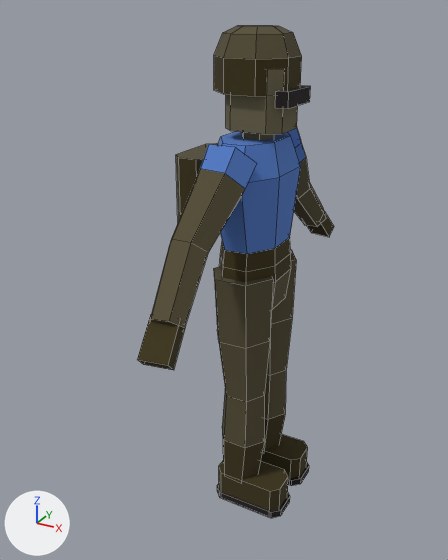
The Blender file art/models/units/infantry.atreides.blend, before and after one commit.
One viewpoint serves both versions: a 50 mm lens placed at (0.388, -0.807, 0.781), pointed at (-0.029, -0.049, 0.402). Every picture has the same lights, and +X, +Y and +Z are marked at lower left. The picture after the commit comes second. Mesh edges are drawn as thin lines.

The older version as bpy lines, for what is in view:
```python
me_body = bpy.data.meshes.new('body')
me_body.from_pydata(...)  # 320 vertices, 246 faces; spans x -0.113..0.087, y -0.294..0.294, z 0.0..0.758
# faces by material slot: [215, 31]
me_body.materials.append(mat_palette)  # picture img_palette_png
me_body.materials.append(mat_team)
ob_body = bpy.data.objects.new('body', me_body)
ob_body.location = (0.0, 0.0, 0.0)
```
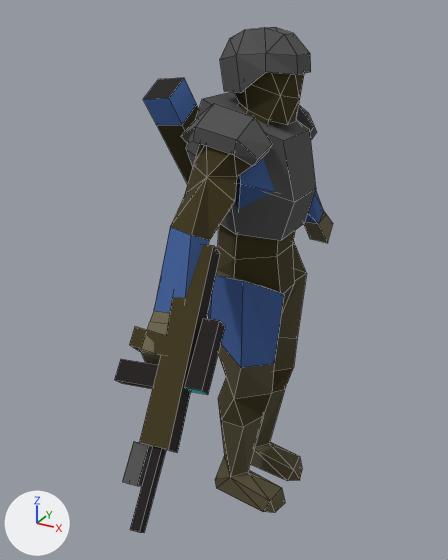
Boxes [x1, y1, x2, y2] around the edits, measured in the pictures (448 x 560 px):
'body', reshaped: before [137, 26, 334, 518]; after [141, 73, 333, 513]
'weapons0', added: after [114, 245, 220, 533]
'armor1', added: after [181, 27, 317, 166]
'armor2', added: after [186, 92, 316, 241]
'up_rockets', added: after [143, 78, 199, 184]
    faces in mat_palette (picture img_palette_png): [144, 78, 199, 184]
    faces in mat_team: [143, 78, 197, 125]
'weapons1', added: after [184, 318, 225, 395]
'weapons2', added: after [122, 441, 152, 487]
part 1 of me_body, rebuilt: before [263, 250, 296, 450]; after [250, 241, 307, 481]
part 2 of me_body, rebuilt (30% wider, 14% taller): before [214, 267, 273, 479]; after [208, 271, 285, 513]
part 3 of me_body, rebuilt: before [288, 128, 326, 227]; after [304, 190, 333, 243]
part 4 of me_body, rebuilt: before [150, 144, 256, 330]; after [141, 144, 252, 365]
part 5 of me_body, rebuilt: before [226, 69, 298, 134]; after [235, 73, 304, 125]
part 6 of me_body, deleted: before [137, 85, 334, 518]
part 7 of me_body, reshaped: before [214, 26, 302, 310]; after [216, 157, 295, 314]

What the commit changed:
me_body is used by ob_body; location (0.0, 0.0, 0.0).
me_body had 320 vertices, 246 faces and spanned x -0.113..0.087, y -0.294..0.294, z 0.0..0.758.
me_body now has 207 vertices, 243 faces and spans x -0.076..0.082, y -0.287..0.287, z 0.0..0.748.
me_body part 1: the loose piece of 30 vertices spanning x -0.05..0.05, y 0.004..0.083, z 0.044..0.418 is rebuilt with 36 vertices and now spans x -0.062..0.082, y 0.007..0.092, z 0.0..0.429.
me_body part 2: the loose piece of 30 vertices spanning x -0.05..0.05, y -0.083..-0.004, z 0.044..0.418 is rebuilt with 36 vertices and now spans x -0.062..0.082, y -0.092..-0.007, z 0.0..0.429.
me_body part 3: the loose piece of 24 vertices spanning x -0.044..0.035, y 0.054..0.263, z 0.408..0.617 is rebuilt with 29 vertices and now spans x -0.05..0.031, y 0.065..0.287, z 0.37..0.637.
me_body part 4: the loose piece of 24 vertices spanning x -0.044..0.035, y -0.263..-0.054, z 0.408..0.617 is rebuilt with 29 vertices and now spans x -0.05..0.031, y -0.287..-0.065, z 0.37..0.637.
me_body part 5: the loose piece of 16 vertices spanning x -0.04..0.048, y -0.042..0.042, z 0.625..0.708 is rebuilt with 37 vertices and now spans x -0.041..0.061, y -0.036..0.036, z 0.605..0.748.
me_body part 6: 9 loose pieces with 116 vertices, spanning x -0.113..0.087, y -0.294..0.294, z 0.0..0.681, are deleted.
Part 7, on me_body:
76 vertices are removed from x -0.06..0.052, y -0.071..0.071, z 0.358..0.758.
68 faces are deleted.
36 vertices are added at x -0.076..0.069, y -0.079..0.079, z 0.336..0.658.
25 new faces join them, mat_palette (picture img_palette_png).
19 new faces join them, mat_team.
Mesh me_up_rockets is new.
It has 12 vertices, 10 faces and spans x -0.141..-0.067, y -0.081..0.081, z 0.458..0.692.
Faces by material slot: [6, 4].
It uses material mat_palette (picture img_palette_png).
It uses material mat_team.
Mesh me_weapons2 is new.
It has 8 vertices, 5 faces and spans x 0.0209..0.0462, y -0.3848..-0.3402, z 0.2861..0.3306.
It uses material mat_palette (picture img_palette_png).
Mesh me_weapons1 is new.
It has 8 vertices, 5 faces and spans x 0.0482..0.0801, y -0.3016..-0.2259, z 0.3693..0.4449.
It uses material mat_palette (picture img_palette_png).
Mesh me_weapons0 is new.
It has 32 vertices, 20 faces and spans x -0.038..0.069, y -0.413..-0.16, z 0.258..0.51.
It uses material mat_palette (picture img_palette_png).
Mesh me_cube_002 is new.
It has 18 vertices, 16 faces and spans x -0.087..0.076, y -0.082..0.082, z 0.479..0.668.
It uses material mat_palette (picture img_palette_png).
Mesh me_cube is new.
It has 56 vertices, 54 faces and spans x -0.061..0.066, y -0.122..0.122, z 0.595..0.757.
It uses material mat_palette (picture img_palette_png).
Object 'up_rockets' (ob_up_rockets) is new; it shows me_up_rockets.
Its location is (0.0, 0.0, 0.0).
Object 'weapons2' (ob_weapons2) is new; it shows me_weapons2.
Its location is (0.0, 0.0, 0.0).
Object 'weapons1' (ob_weapons1) is new; it shows me_weapons1.
Its location is (0.0, 0.0, 0.0).
Object 'weapons0' (ob_weapons0) is new; it shows me_weapons0.
Its location is (0.0, 0.0, 0.0).
Object 'armor2' (ob_armor2) is new; it shows me_cube_002.
Its location is (0.0, 0.0, 0.0).
Object 'armor1' (ob_armor1) is new; it shows me_cube.
Its location is (0.0, 0.0, 0.0).
